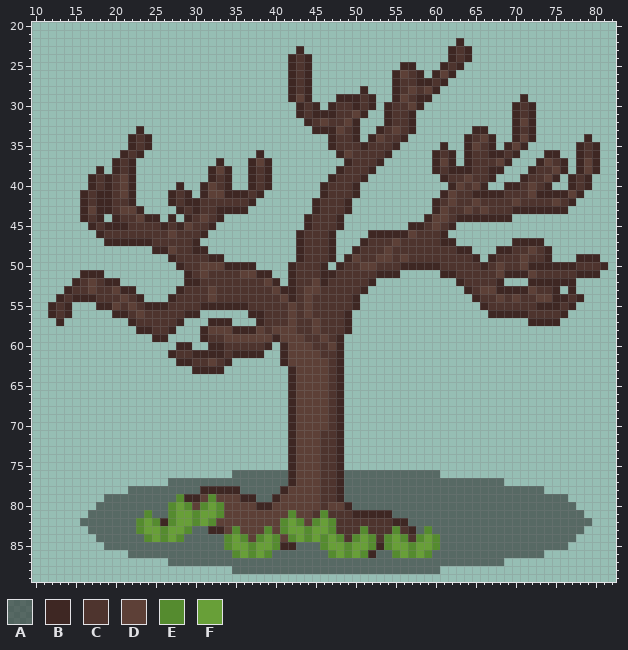
Pixel-art file -- Assets/Arts/Plant/Tree/Spring/BigTree02/BigTreeLog_02.aseprite. The first picture shows the starting point.
96x96 pixels, 1 frame. Shown: x 10..82, y 20..89.
Visible layers, top first: "Grass", "Log", "Shadow" opacity 54%.
Palette (. is transparent): A #2121218a  B #3e2723  C #4e342e  D #5d4037  E #558b2f  F #689f38
Pixels before (only the part around the change), first column x 19:
71 .......................BDDDCCB.........................
72 .......................BDDDCCB.........................
73 .......................BDDDCCB.........................
74 .......................BDDDCCB.........................
75 .......................BDDDCCB.........................
76 ................AAAAAAABDDDCCBAAAAAAAAAAAA.............
77 ........AAAAAAAAAAAAAAABDDDCCBAAAAAAAAAAAAAAAAAAAA.....
78 ...AAAAAAAAABBBBBAAAAABDDDDCCBAAAAAAAAAAAAAAAAAAAAAAAAA
79 AAAAAAAAAEBBDEDDDBBAABDDDDDCCBAAAAAAAAAAAAAAAAAAAAAAAAA
80 AAAAAAAAEFEDEFEDDDDBBDDDDDDCDDBAAAAAAAAAAAAAAAAAAAAAAAA
81 AAAAAEAAEFFEFFEDDDDDDDDEDDCECCCBBBBBAAAAAAAAAAAAAAAAAAA
82 AAAAEFEBEFFEFEDDDDDDDDEFEDEFECCCCCCCBBAAAAAAAAAAAAAAAAA
83 AAAAEFFEFFEAABBDEDDDEDEFFEFFECCCECCCECBAEAAAAAAAAAAAAAA
84 AAAAAEFEFEAAAAAEFEDEFEDEFEFEFECEFECEFECEFEAAAAAAAAAAAAA
85 AAAAAAAAAAAAAAAEFFEFFEBBAAAEFFEFFEBEFFEFFEAAAAAAAAAAAAA
86 ...AAAAAAAAAAAAAEFEFEAAAAAAAEFEFEBAAEFEFEAAAAAAAAAAAAAA
87 ........AAAAAAAAAAAAAAAAAAAAAAAAAAAAAAAAAAAAAAAAAA.....
88 ................AAAAAAAAAAAAAAAAAAAAAAAAAA.............
89 .......................................................
Once edited:
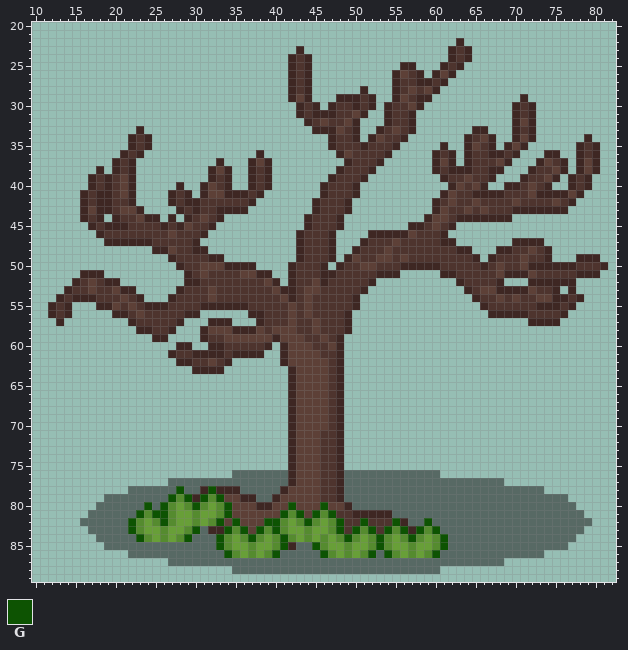
Colours new in this view: G #0d5302
The exact change:
Layer "Grass":
y 78: x 28 A -> G; x 32 B -> G
y 79: x 27 A -> G; x 29 B -> G; x 31 D -> G; x 33 D -> G
y 80: x 24 A -> G; x 26 A -> G; x 30 D -> G; x 34 D -> G; x 42 D -> G; x 46 C -> G
y 81: x 23 A -> G; x 25..26 AA -> GG; x 34 D -> G; x 41 D -> G; x 43 D -> G; x 45 C -> G; x 47 C -> G
y 82: x 22 A -> G; x 26 B -> G; x 33 D -> G; x 35 D -> G; x 39..40 DD -> GG; x 44 D -> G; x 48 C -> G; x 51 C -> G; x 55 B -> G; x 59 A -> G
y 83: x 22 A -> G; x 30 A -> G; x 34 D -> G; x 36 D -> G; x 38 D -> G; x 40 D -> G; x 48 C -> G; x 50 C -> G; x 52 C -> G; x 54 C -> G; x 56 C -> G; x 58 A -> G; x 60 A -> G
y 84: x 23 A -> G; x 29 A -> G; x 33 A -> G; x 37 D -> G; x 41 D -> G; x 49 C -> G; x 53 C -> G; x 57 C -> G; x 61 A -> G
y 85: x 33 A -> G; x 41 B -> G; x 45 A -> G; x 53 B -> G; x 61 A -> G
y 86: x 34 A -> G; x 40 A -> G; x 46 A -> G; x 52 B -> G; x 54 A -> G; x 60 A -> G
